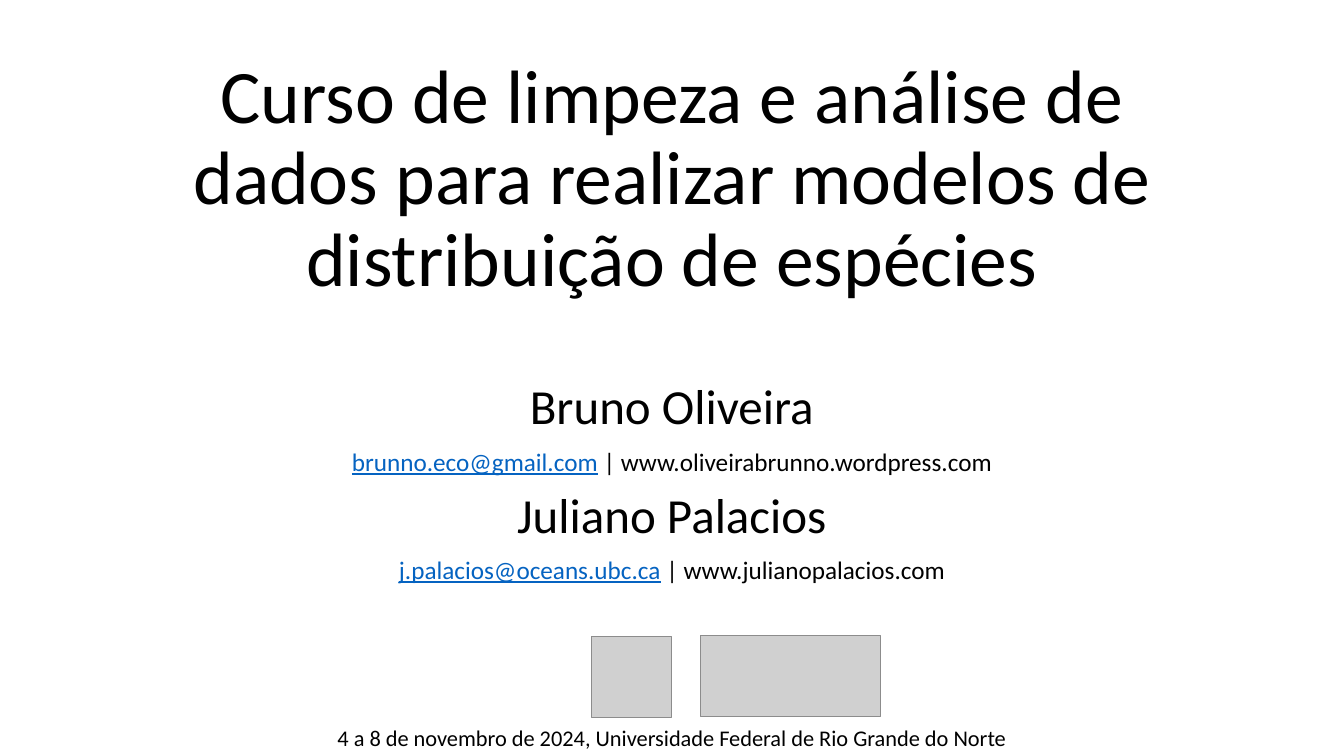
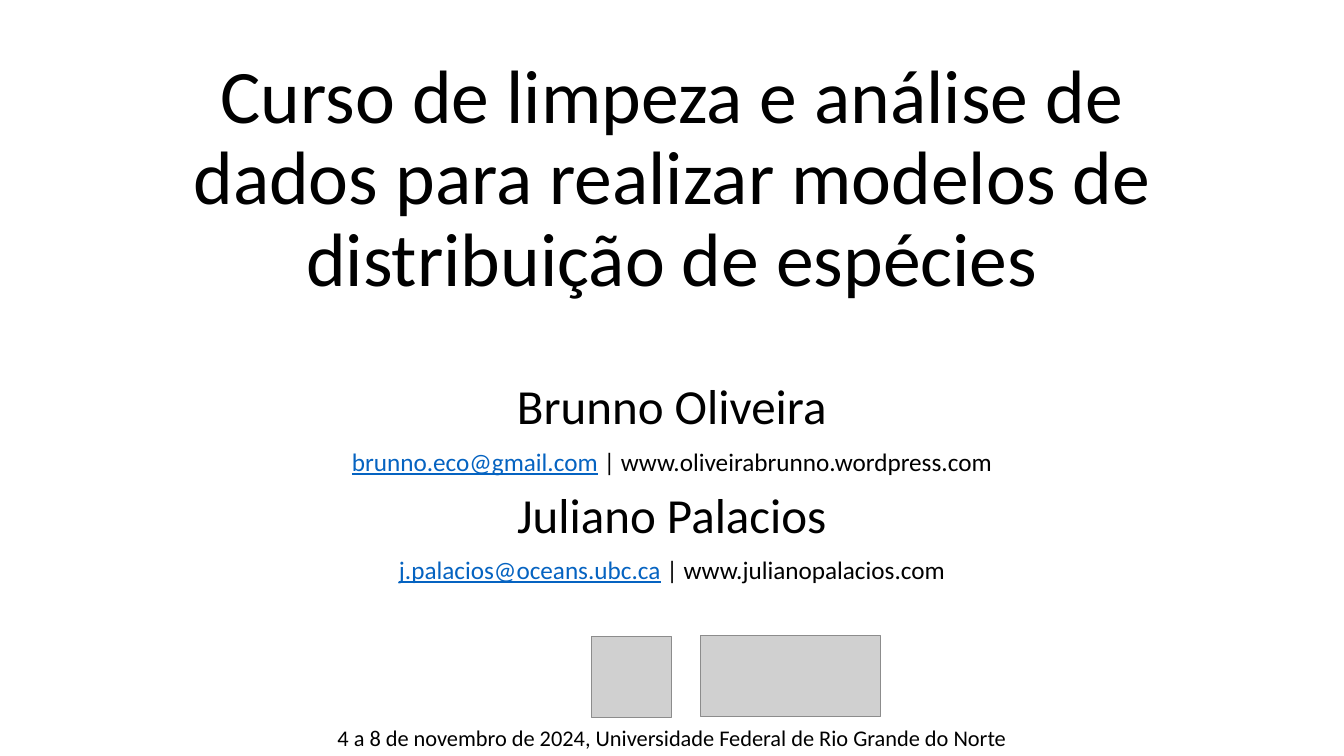
Before and after one commit to liviacnatal/curso_dados_sdms, a slide deck: slide 1 of sessoes/intorucao.pptx. Drawn at 1344x756 pixels with LibreOffice and Linux fonts; fonts in the diff are those of the drawing; grey boxes stand for pictures. Boxes give left, top, right and bottom in pixels: in the first picture for what was removed or moved away, otherwise in the second. Text is boxed around its words. In the diff, an @@ line names an element or a change of style, - is before the commit and + after.

```diff
--- a/sessoes/intorucao.pptx
+++ b/sessoes/intorucao.pptx
@@ subtitle at <box>517,390,827,425</box>: text changed @@
-Bruno Oliveira
+Brunno Oliveira
```
Also in this commit, not shown: 3 other slides changed.
